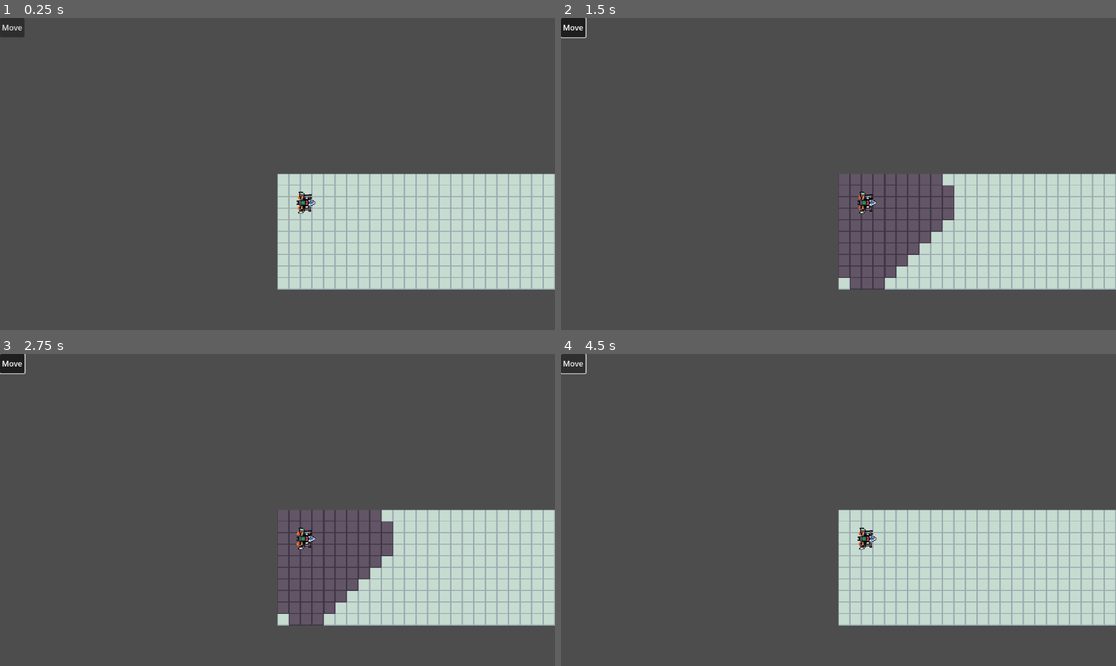
Above: before the commit, frames 1-4 (two rows, left to right).
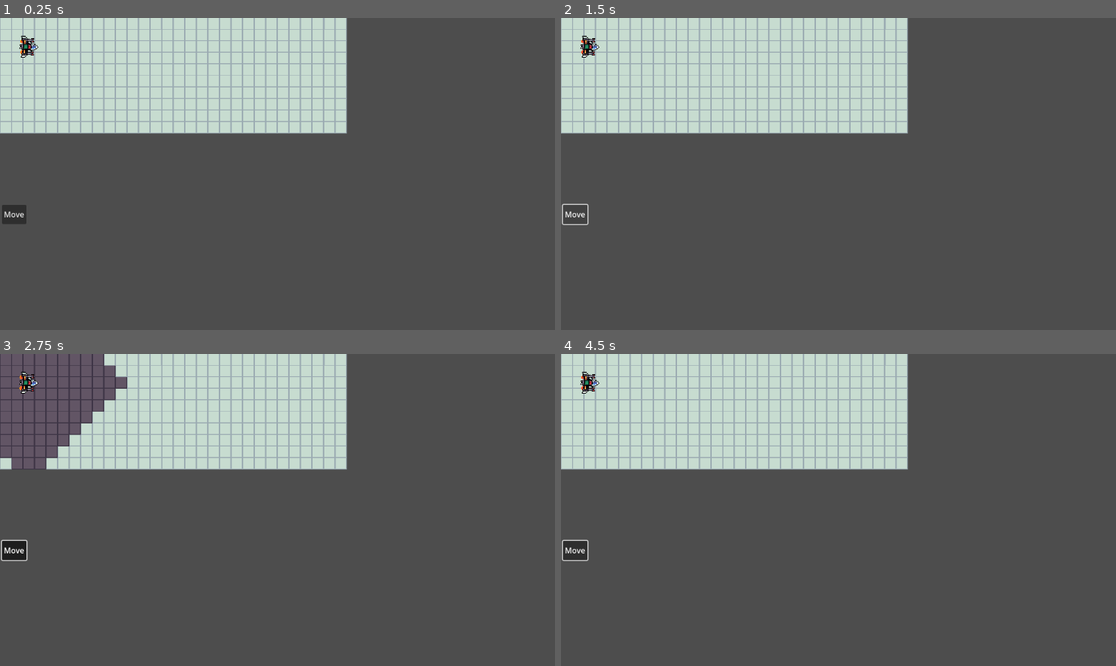
Above: after the commit, the same moments.

Repository: LucasLillo03/Starfighter-Godot
Game: Godot game, scene res://Scenes/GameEngine.tscn
Two runs of this game, one before a commit and one after it. Both use one fixed random seed, a clock stepped at 60 frames per second and the inputs below.
Inputs (mouse positions are in pixels of both pictures, inside the frame that each line leads up to):
- Up to frame 1 (0.25 s): no input
- Up to frame 2 (1.5 s): click "Move" at 0.5 s; click "Move" at 1.25 s
- Up to frame 3 (2.75 s): click "Move" at 2 s
- Up to frame 4 (4.5 s): tap Enter at 2.75, 4.25 s; move the mouse to (960, 494) at 2.77 s; click (960, 494) at 2.92 s; tap Space at 3.5 s; move the mouse to (727, 525) at 3.52 s; click (727, 525) at 3.67 s; move the mouse to (894, 441) at 4.27 s; click (894, 441) at 4.42 s

The runs differ from the first frame. In frame 1, 42% of the frame differs, in the area x 0-100%, y 0-88%; in frame 2, 36%; in frame 3, 31%; in frame 4, 42%.

Commit message:
move system refinated

Diff:
--- a/Scenes/GameEngine.tscn
+++ b/Scenes/GameEngine.tscn
@@ -1,6 +1,6 @@
 [gd_scene load_steps=7 format=3 uid="uid://c0k75fsb8ypwc"]
 
-[ext_resource type="Script" uid="uid://bdgq32aphvk5u" path="res://Scripts/Model/Board/GameBoard.gd" id="1_ymtlk"]
+[ext_resource type="Script" uid="uid://5wk650b160s8" path="res://Scripts/Model/Board/GameEngine.gd" id="1_ymtlk"]
 [ext_resource type="Texture2D" uid="uid://cll6cfseudcuh" path="res://Assets/Topdown Classic Boardgame/Image/Board.png" id="2_i3ege"]
 [ext_resource type="PackedScene" uid="uid://c07vjnnedm1ax" path="res://Scenes/Starfighter.tscn" id="3_4yemd"]
 
@@ -164,11 +164,12 @@
 [node name="GameBoard" type="TileMapLayer" parent="."]
 tile_set = SubResource("TileSet_qkiwi")
 
+[node name="Camera2D" type="Camera2D" parent="GameBoard"]
+anchor_mode = 0
+zoom = Vector2(1.5, 1.5)
+
 [node name="Starfighter" parent="." instance=ExtResource("3_4yemd")]
 position = Vector2(0, 3)
-
-[node name="Camera2D" type="Camera2D" parent="."]
-zoom = Vector2(1.5, 1.5)
 
 [node name="CanvasLayer" type="CanvasLayer" parent="."]
 
@@ -179,8 +180,10 @@
 offset_bottom = 40.0
 
 [node name="MoveButton" type="Button" parent="CanvasLayer/Control"]
-offset_right = 51.0
-offset_bottom = 40.0
+offset_left = 4.0
+offset_top = 388.0
+offset_right = 55.0
+offset_bottom = 428.0
 toggle_mode = true
 text = "Move"
 
--- /dev/null
+++ b/Scripts/Model/Board/GameEngine.gd
@@ -0,0 +1,105 @@
+extends Node2D
+class_name GameEngine
+
+@export var xSize : int = 30
+@export var ySize : int  = 10
+
+@onready var starfighter = $Starfighter
+@onready var gameBoard = $GameBoard
+@onready var moveButton = $CanvasLayer/Control/MoveButton
+
+const tileSize = 16
+var boardCells : Array
+var highlighters: Array[Node] = []
+var onMove := false
+signal moveClick
+
+
+func _ready():
+	spawnStarfighter(Vector2i(2, 2))
+	clearBoard()
+
+func _process(delta: float) -> void:
+	if moveClick:
+		if (onMove):
+			clearBoard()
+			updateRechable()
+		else:
+			clearBoard()
+
+func clearBoard():
+	for x in range(xSize):
+		for y in range(ySize):
+			var currentCell = Vector2i(x,y)
+			boardCells.append(currentCell)
+			gameBoard.set_cell(currentCell,1,Vector2i(2,2))
+
+func updateRechable():
+	highlightTiles(getReachablePositions(starfighter.coord, starfighter.attributes["move"]))
+
+func spawnStarfighter(coord: Vector2i):
+	starfighter.setup(coord)
+	starfighter.global_position = gameBoard.map_to_local(coord)
+
+
+func _input(event):
+	if event is InputEventMouseButton and event.pressed and onMove:
+		var mousePos = get_global_mouse_position()
+		var gridPos = gameBoard.local_to_map(mousePos)
+		tryMoveStarfighter(gridPos)
+
+
+
+func tryMoveStarfighter(dest: Vector2i):
+	var reachable = getReachablePositions(starfighter.coord, starfighter.attributes["move"])
+
+	if dest not in reachable:
+		print("Destino fuera de rango")
+		return
+
+	moveStarfighter(dest)
+	moveButton.button_pressed = false
+
+
+
+func getReachablePositions(center: Vector2i, maxRange: int) -> Array:
+	var result := []
+	for x in range(center.x - maxRange, center.x + maxRange +1):
+		for y in range(center.y - maxRange, center.y + maxRange +1):
+			var d = abs(center.x - x) + abs(center.y - y)
+			var currentCoord = Vector2i(x,y)
+			if d <= maxRange && isOnBounds(currentCoord):
+				result.append(currentCoord)
+	return result
+
+#return true if the coord is on bounds
+func isOnBounds(coord : Vector2i) -> bool:
+	return coord.x >= 0 && coord.x < xSize && coord.y >= 0 && coord.y < ySize
+
+
+func moveStarfighter(dest: Vector2i):
+	var start = starfighter.global_position
+	var end = gameBoard.map_to_local(dest)
+
+	starfighter.move(end)
+
+	starfighter.coord = dest
+
+	clearBoard()
+	clearHighlights()
+
+func highlightTiles(tiles: Array):
+	clearHighlights()
+	for t in tiles:
+		gameBoard.set_cell(t, 1, Vector2i(3,2))
+		highlighters.append(t)
+
+func clearHighlights():
+	for h in highlighters:
+		h.queue_free()
+	highlighters.clear()
+
+
+func _on_move_button_toggled(toggled_on: bool) -> void:
+	moveClick.emit()
+	onMove = toggled_on
Not shown, added: Scripts/Model/Board/GameEngine.gd.uid
